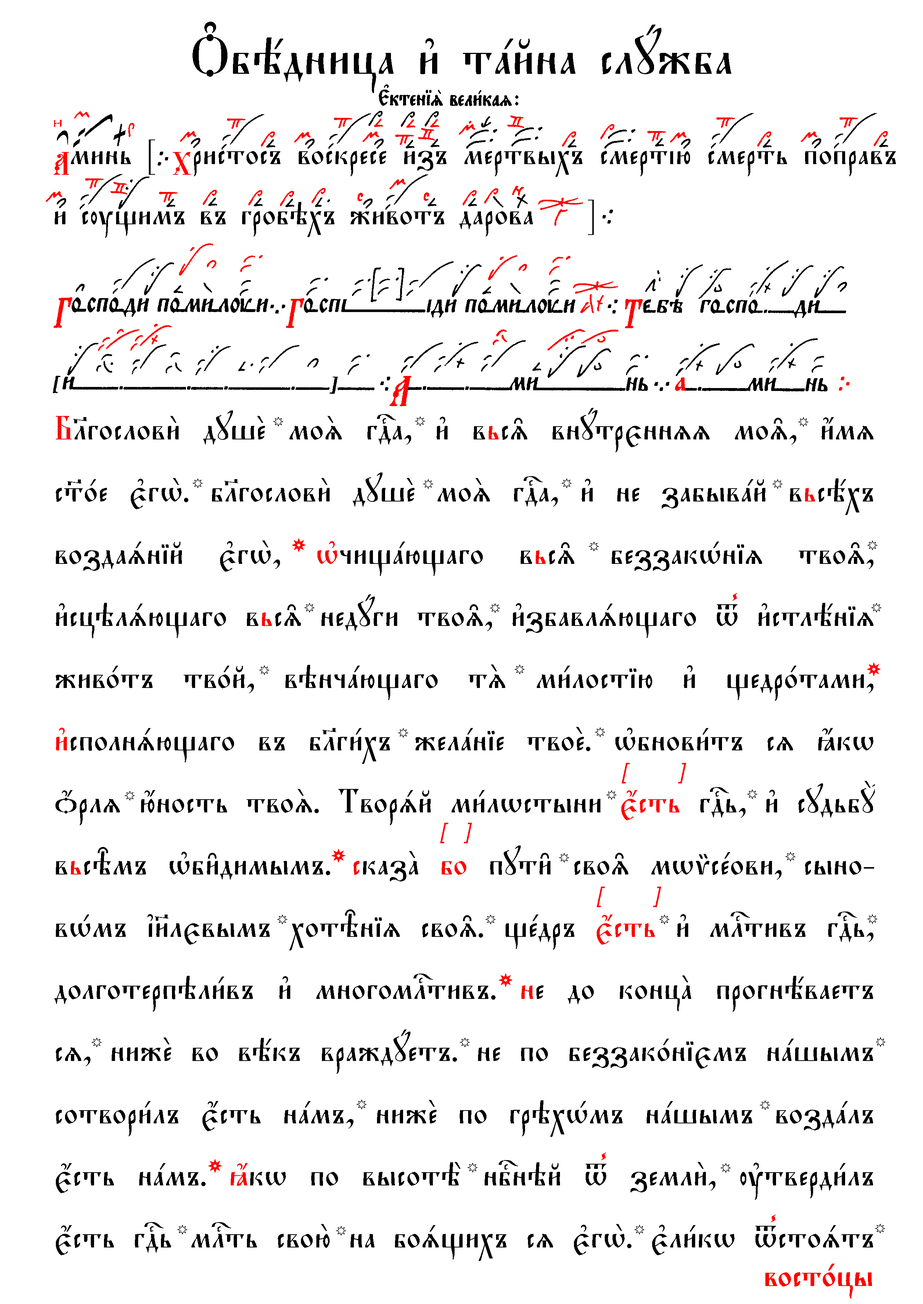
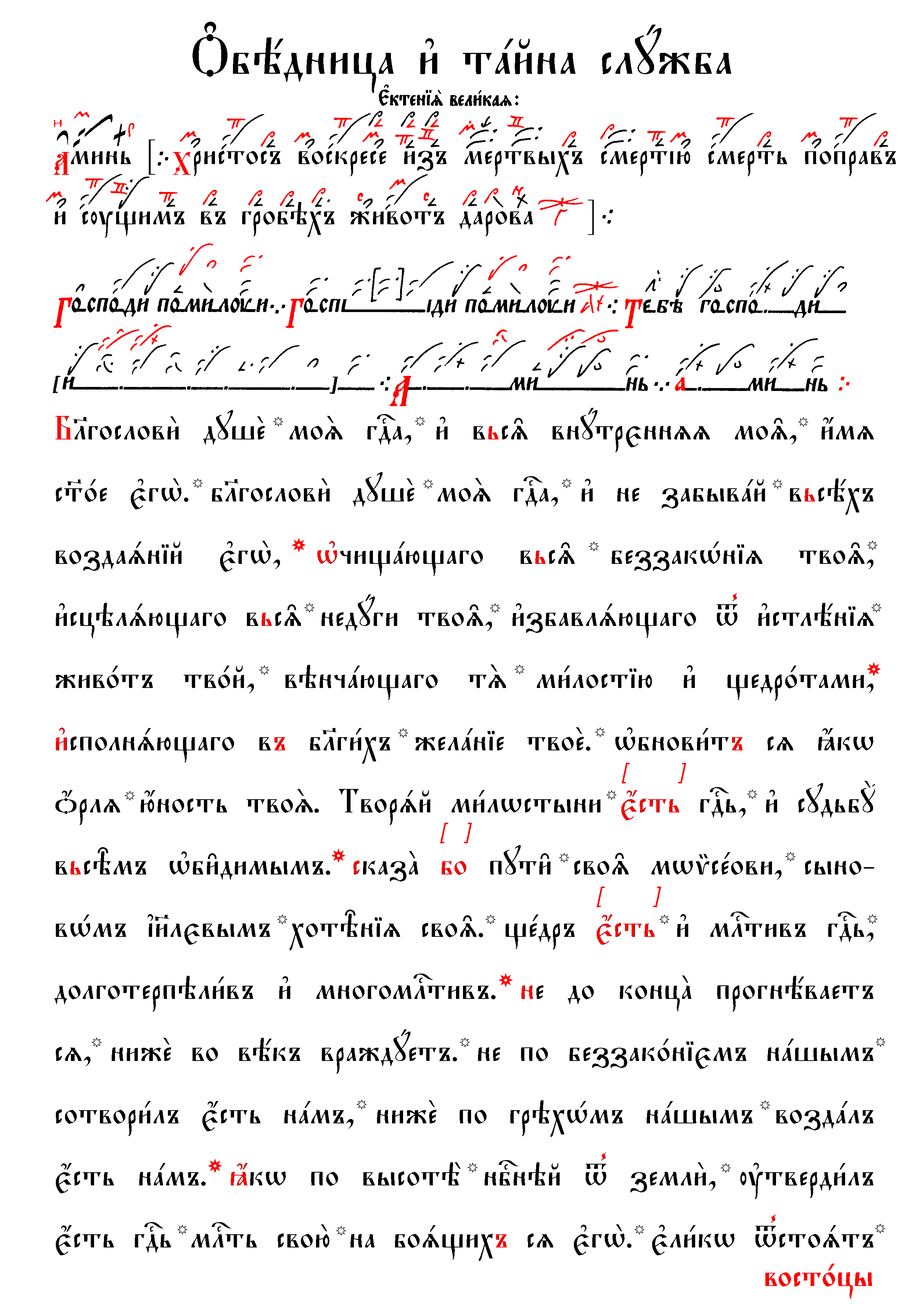
The second 923×1304 image is a revision of the first. Changes to its layers:
painted on "Бlгослови2 душE моS гDа, и3 вь..." over [54, 408, 875, 1262]
painted on "Чернила" over [54, 408, 875, 1262]
